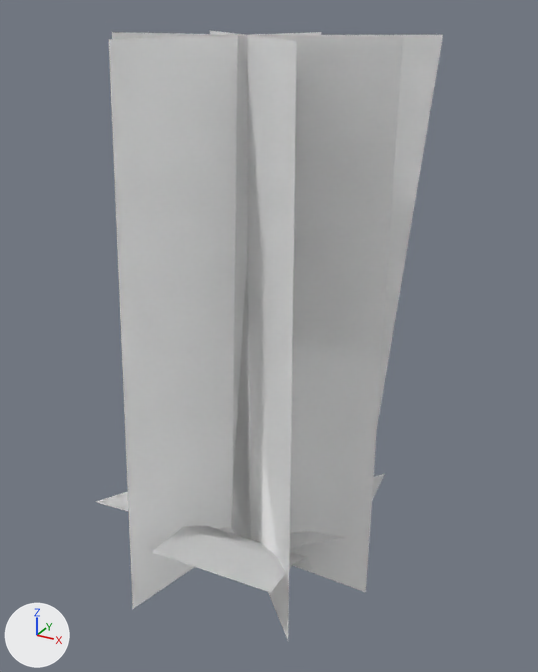
The glTF model assets/models/Weeds_02.gltf, before and after one commit.
Before and after are seen from a camera (50 mm lens) standing at (102.169, 0.372, 22.956) and looking at (101.638, 1.337, 22.473). The axes (+X, +Y, +Z) are drawn at lower left. The lights are the same throughout. The picture after the commit comes second.

The older version as bpy lines, for what is in view:
```python
mat_weeds_01_d = principled_material('weeds_01_d')
mat_weeds_01_d.base_color = (1.0, 1.0, 1.0)  # white #ffffff
mat_weeds_01_d.metallic = 1.0
mat_weeds_01_d.roughness = 1.0
me_weeds_02 = bpy.data.meshes.new('Weeds_02')
me_weeds_02.from_pydata(...)  # 94 vertices, 71 faces; spans x -0.231..0.231, y -0.202..0.296, z -0.018..0.871
me_weeds_02.materials.append(mat_weeds_01_d)  # white #ffffff
ob_weeds_02 = bpy.data.objects.new('Weeds_02', me_weeds_02)
ob_weeds_02.location = (101.621, 1.284, 22.053)
```
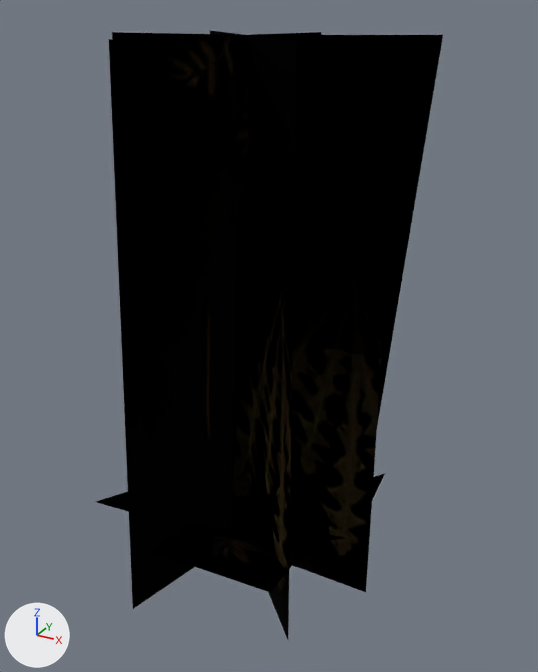
The newer file is also turned or shifted as a whole; pictures and numbers use the older file's frame.

The change, as a diff of the scene's bpy script:
```diff
--- a/assets/models/Weeds_02.gltf.py
+++ b/assets/models/Weeds_02.gltf.py
@@ img_weeds_01_d_png @@
+img_weeds_01_d_png = load_image('weeds_01_d.png', '../textures/weeds_01_d.png', 512, 512, 'sRGB')
@@ mat_weeds_01_d @@
 mat_weeds_01_d = principled_material('weeds_01_d')
-mat_weeds_01_d.base_color = (1.0, 1.0, 1.0)  # white #ffffff
+mat_weeds_01_d.texture = img_weeds_01_d_png
 mat_weeds_01_d.metallic = 1.0
```

Location of each change, (x1, y1, x2, y2) in pixels of the pictures (538 x 672 px):
'Weeds_02', surface changed (white to black)
    both: (96, 30, 443, 640)
